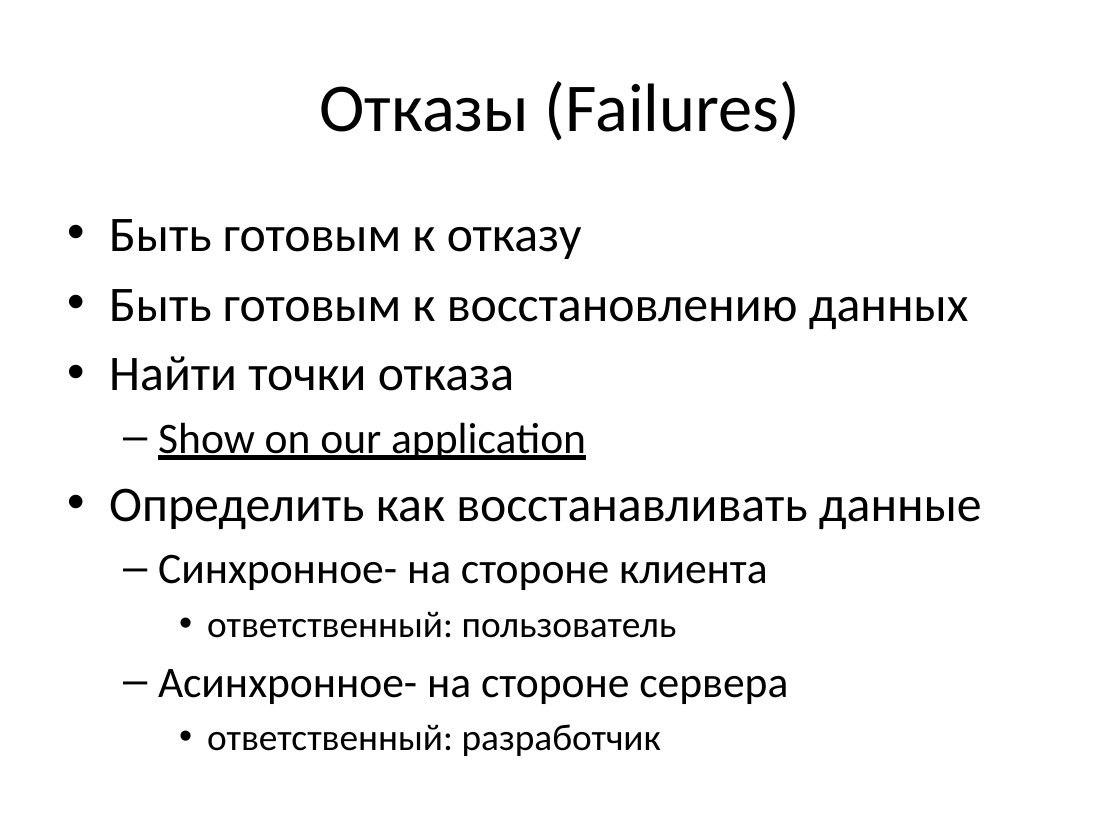
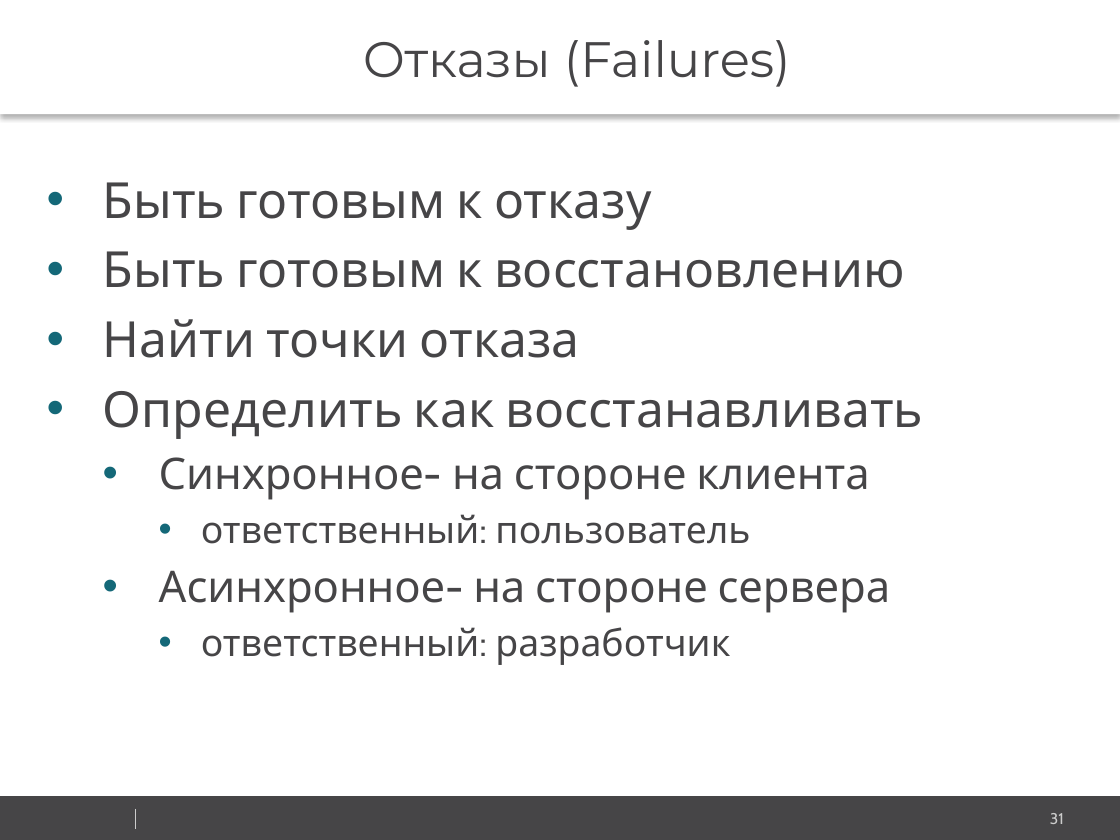
Before and after one commit to vitali-kviatkouski/personal, a slide deck: slide 31 of Microservices.pptx (slide 23 before the commit). Drawn at 1120x840 pixels with LibreOffice and Linux fonts; fonts in the diff are those of the drawing; background and template pictures are left out. Boxes give left, top, right and bottom in pixels: in the first picture for what was removed or moved away, otherwise in the second. Text is boxed around its words. In the diff, an @@ line names an element or a change of style, - is before the commit and + after.

```diff
--- a/Microservices.pptx
+++ b/Microservices.pptx
@@ text "Отказы (Failures)": place and size @@
-text "Отказы (Failures)" at <box>320,81,800,141</box>
+text "Отказы (Failures)" at <box>0,0,1120,114</box>
@@ text "Отказы (Failures)" at <box>0,0,1120,114</box>: size 44 to 32 pt, font Calibri to Montserrat, text colour #000000 to #464547; more space between paragraphs; fill none to #FFFFFF; shadow on @@
@@ text "Быть готовым к отказу": place and size @@
-text "Быть готовым к отказу" at <box>109,219,982,756</box>
+text "Быть готовым к отказу" at <box>103,182,924,665</box>
@@ text at <box>103,182,891,665</box>: font Calibri to Cabin, text colour #000000 to #464547 in "Быть готовым к отказу", "Найти точки отказа", "Синхронное- на стороне клиента", "ответственный: пользователь" and 2 more places; indent changed; bullet – to • @@
@@ text at <box>103,251,905,288</box>: text changed; font Calibri to Cabin; text colour #000000 to #464547 @@
-• Быть готовым к восстановлению данных
+• Быть готовым к восстановлению
@@ text at <box>103,391,924,439</box>: text changed; font Calibri to Cabin; text colour #000000 to #464547 @@
-  – Show on our application
-• Определить как восстанавливать данные
+• Определить как восстанавливать
@@ rectangle added at <box>0,796,1120,840</box>, fill #464547 @@
@@ line added from (136, 809) to (136, 829), #CCCCCC 0.25 pt @@
@@ page number added at <box>1050,813,1064,824</box>, 10 pt, text #CCCCCC @@
+31
```
Also in this commit, not shown: 21 other slides changed, 20 slides added, 3 slides removed, 3 other files.
